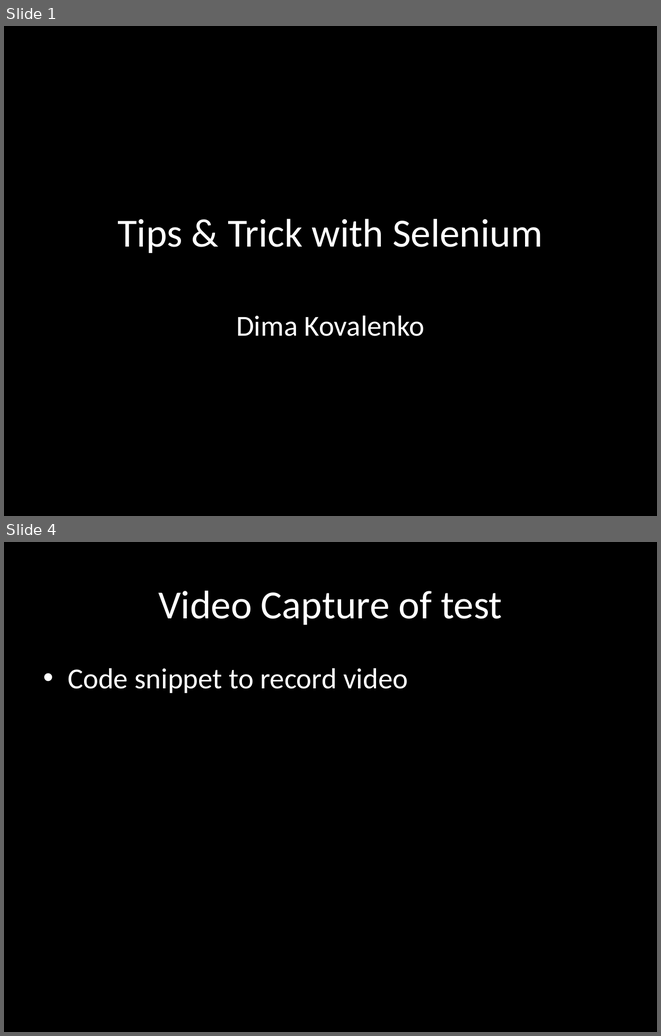
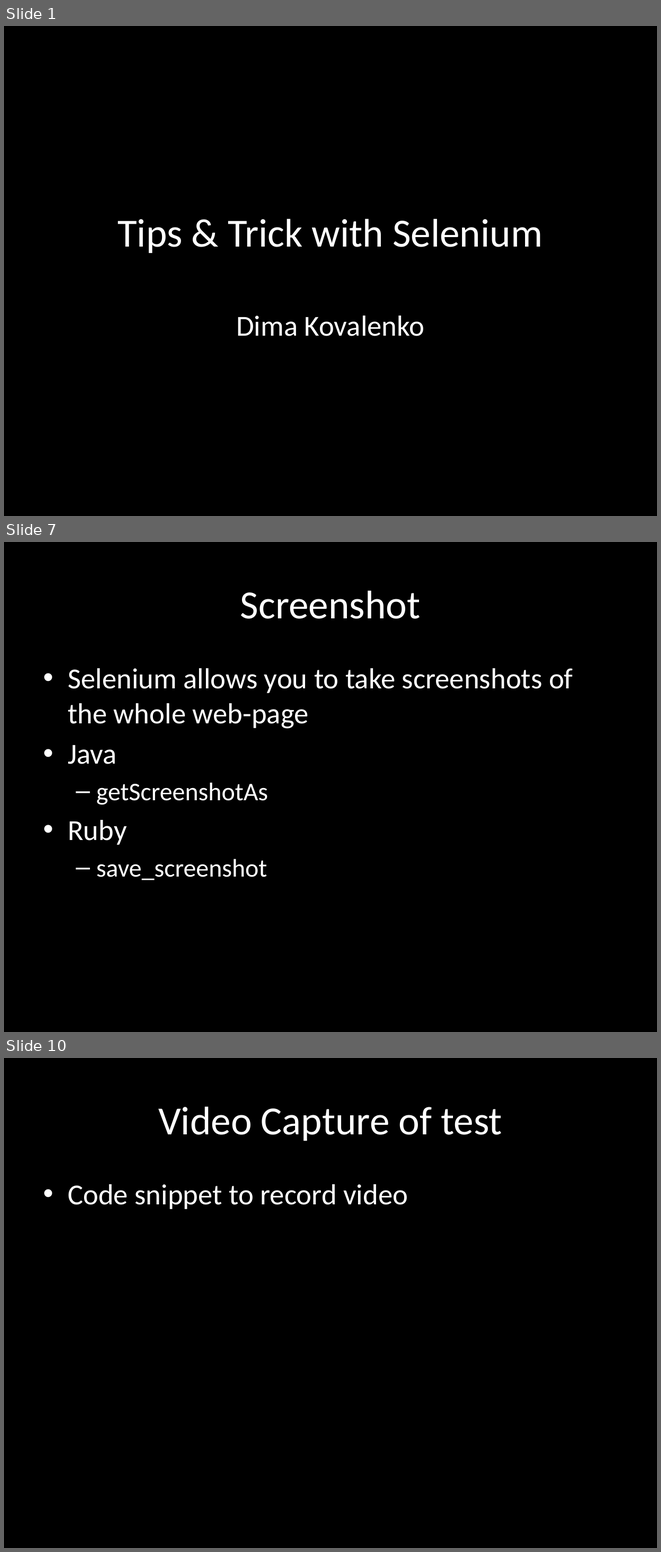
Before and after one commit to dimacus/SeleniumTipsAndTricks, a slide deck: selenium_camp_v1.pptx. Shown one above the other, each under a label of ours: slides 1 and 4 before the commit, slides 1, 7 and 10 after it; the slides between them are not shown. The pictures are 661x1036 and 661x1552 pixels, drawn with LibreOffice and Linux fonts; fonts in the diff are those of the drawing. Boxes give left, top, right and bottom in pixels: in the first picture for what was removed or moved away, otherwise in the second. Text is boxed around its words. In the diff, an @@ line names an element or a change of style, - is before the commit and + after.

```diff
--- a/selenium_camp_v1.pptx
+++ b/selenium_camp_v1.pptx
@@ slide 7 added at (4, 542, 657, 1032), background #000000 @@
@@ title added at (240, 590, 421, 619), 44 pt, text #FFFFFF @@
+Screenshot
@@ text added at (68, 668, 573, 880), 32 pt, text #FFFFFF @@
+• Selenium allows you to take screenshots of the whole web-page
+• Java
+  – getScreenshotAs
+• Ruby
+  – save_screenshot
@@ what was slide 4 is now slide 10 @@
```
Also in this commit, not shown: 2 slides changed, 5 other slides added.
